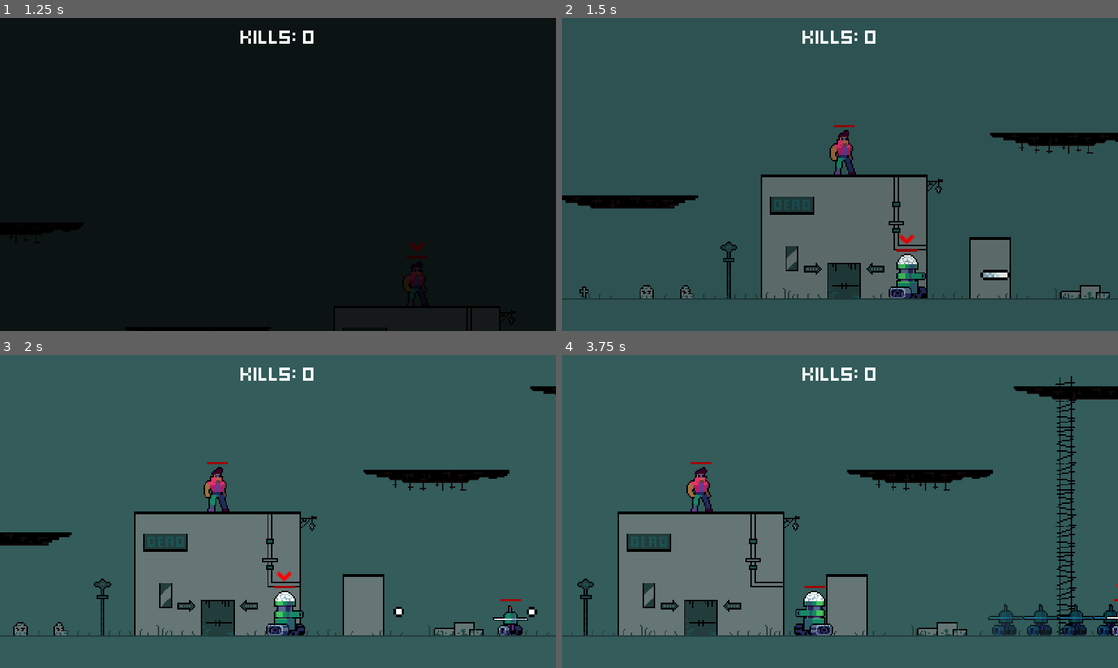
Above: before the commit, frames 1-4 (two rows, left to right).
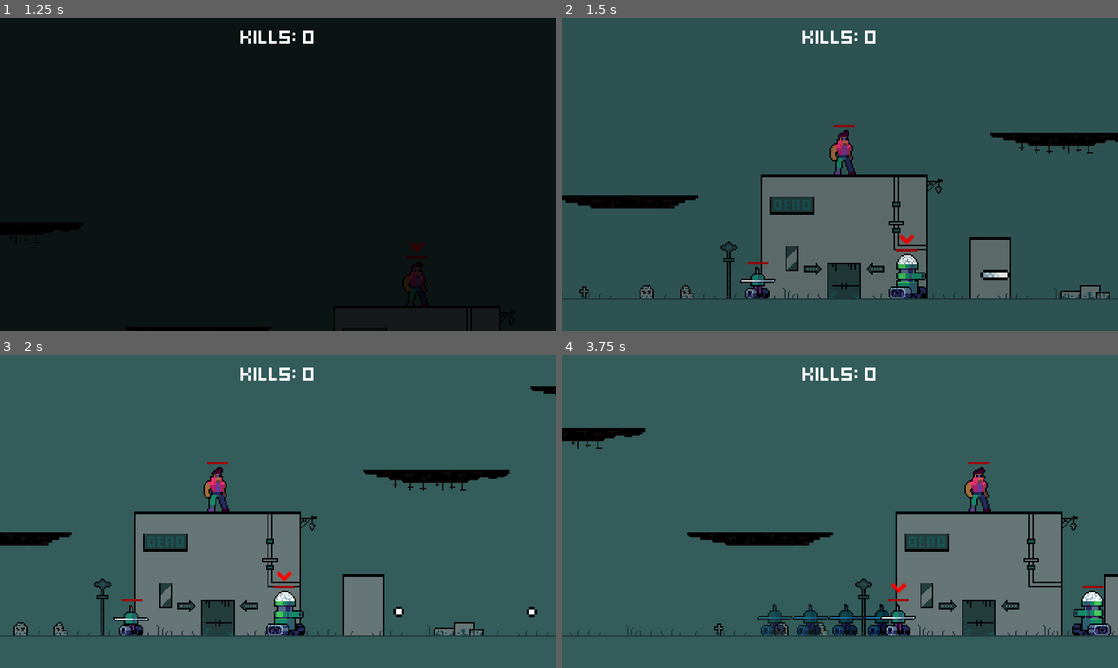
Above: after the commit, the same moments.

Repository: ericvennemeyer/taqueria-ultima
Game: Godot game, scene res://Scenes/start.tscn
Same seed, same stepped clock (60 frames per second), same inputs: the game is played once before the commit and once after it.
Inputs:
- Up to frame 1 (1.25 s): click "START" at 0.5 s
- Up to frame 2 (1.5 s): tap Enter (change_player) at 1.25 s; hold D (move_right) from 1.28 s (still down); hold K (attack) from 1.28 s (still down)
- Up to frame 3 (2 s): keep holding D (move_right); keep holding K (attack); tap Space (jump) at 1.52 s
- Up to frame 4 (3.75 s): release K (attack) at 2.03 s; tap K (attack) at 2.1, 3.6 s; tap Space (jump) at 2.27 s; release D (move_right) at 2.78 s; hold A (move_left) 2.78-3.53 s; hold K (attack) 2.78-3.53 s; tap Enter (change_player) at 2.85 s; hold D (move_right) from 3.53 s (still down)

Frame 1 is identical in both runs. In frame 2, 0.3% of the frame differs, in the area x 32-39%, y 78-90%; in frame 3, 0.6%; in frame 4, 31%, in the area x 0-100%, y 6-90%.

Commit message:
Final tweaks/bug fixes before game jam submission.

Diff:
--- a/Scenes/world.tscn
+++ b/Scenes/world.tscn
@@ -697,20 +697,20 @@
 position = Vector2(368, 335)
 
 [node name="SliceBot" parent="Player-Controlled" instance=ExtResource("8_kg5sa")]
-position = Vector2(545, 335)
+position = Vector2(254, 335)
 
 [node name="Enemies" type="Node" parent="."]
 
 [node name="EnemyWaveSpawner" parent="Enemies" instance=ExtResource("5_q0o1e")]
 position = Vector2(0, 335)
 wave_start_delay = 2.0
-enemy_spawn_delay = 4.0
+enemy_spawn_delay = 5.0
 
 [node name="EnemyWaveSpawner2" parent="Enemies" instance=ExtResource("5_q0o1e")]
 position = Vector2(640, 335)
 enemy_run_direction = -1
 wave_start_delay = 30.0
-enemy_spawn_delay = 3.0
+enemy_spawn_delay = 6.0
 
 [node name="Ladders" type="Node" parent="."]
 
--- a/Scripts/enemy.gd
+++ b/Scripts/enemy.gd
@@ -17,6 +17,7 @@
 @onready var animation_player: AnimationPlayer = $AnimationPlayer
 @onready var sprites: Node2D = $Sprites
 @onready var hurtbox_component: HurtboxComponent = $HurtboxComponent
+@onready var hitbox_component: HitboxComponent = $HitboxComponent
 @onready var border_bounce_component: BorderBounceComponent = $BorderBounceComponent
 @onready var collision_shape_2d: CollisionShape2D = $CollisionShape2D
 
@@ -81,6 +82,8 @@
 		set_collision_layer_value(3, false)
 		hurtbox_component.set_collision_layer_value(3, false)
 		hurtbox_component.set_collision_mask_value(2, false)
+		hitbox_component.set_collision_layer_value(3, false)
+		hitbox_component.set_collision_mask_value(2, false)
 		enemy_death.emit()
 
 
--- a/Scripts/slice_bot.gd
+++ b/Scripts/slice_bot.gd
@@ -70,8 +70,8 @@
 		hitbox_collision_shape.disabled = true
 		hurtbox_collision_shape.disabled = false
 
-		is_active = false
-		attack_cooldown_timer.start()
+		#is_active = false
+		#attack_cooldown_timer.start()
 
 	else:
 		is_attacking = false
@@ -122,4 +122,5 @@
 
 
 func _on_attack_cooldown_timer_timeout() -> void:
-	is_active = true
+	#is_active = true
+	pass
Not shown, added: export_presets.cfg
